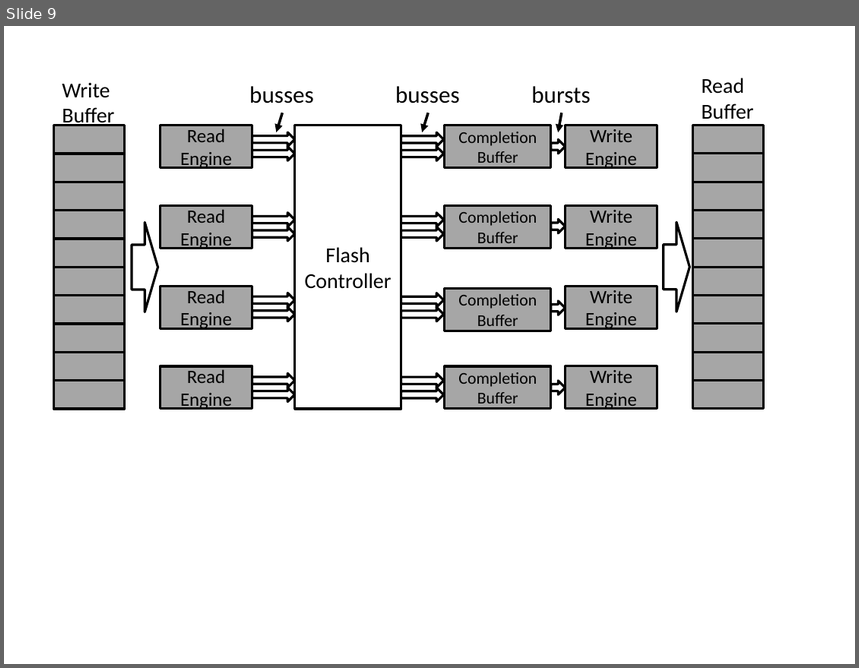
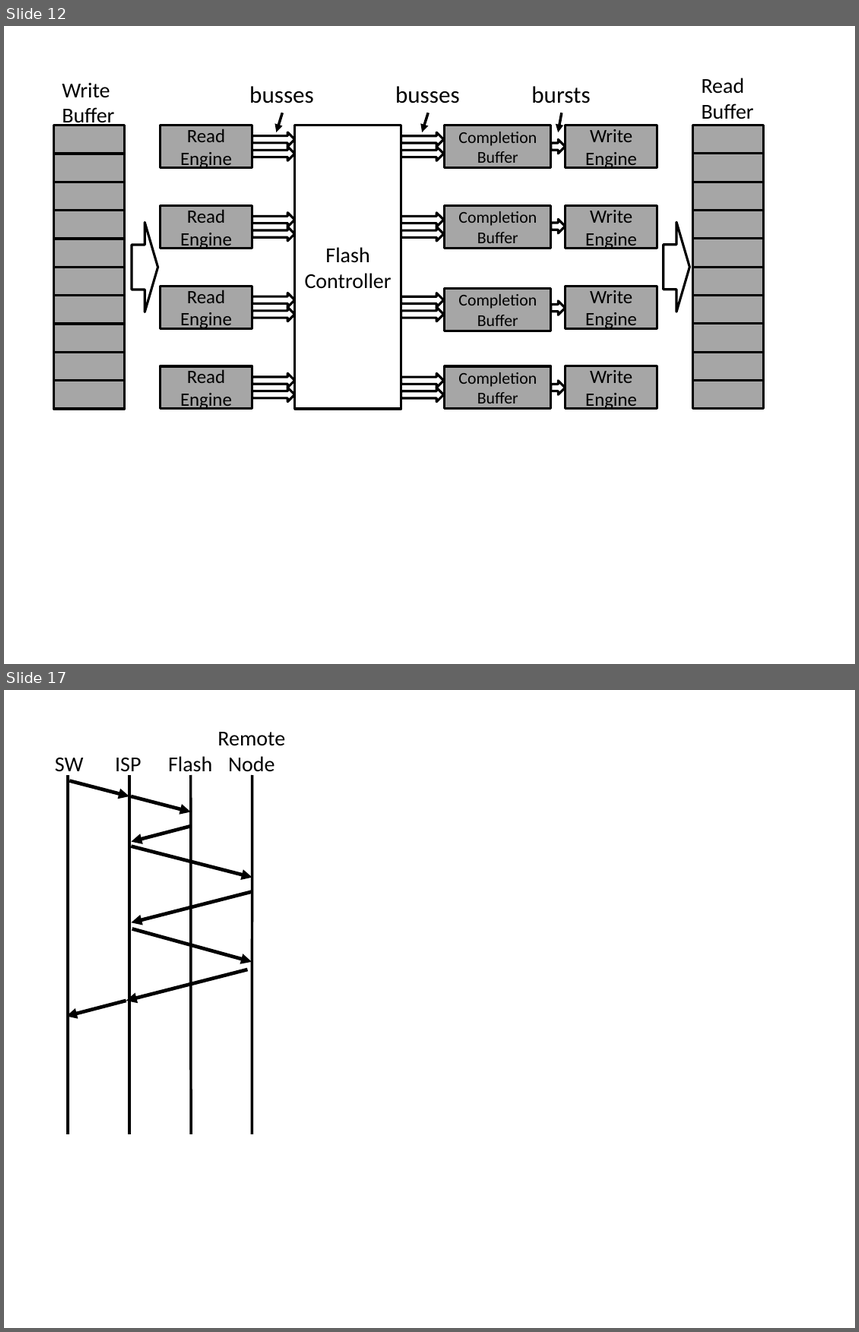
Before and after one commit to sangwoojun/bluedbm_connectald, a slide deck: papers/isca2015/figures/figures.pptx. Shown one above the other, each under a label of ours: slide 9 before the commit, slides 12 and 17 after it; the slides between them are not shown. The pictures are 859x668 and 859x1332 pixels, drawn with LibreOffice and Linux fonts; fonts in the diff are those of the drawing. Boxes give left, top, right and bottom in pixels: in the first picture for what was removed or moved away, otherwise in the second. Text is boxed around its words. In the diff, an @@ line names an element or a change of style, - is before the commit and + after.

```diff
--- a/papers/isca2015/figures/figures.pptx
+++ b/papers/isca2015/figures/figures.pptx
@@ slide 17 added at bbox=[4, 690, 855, 1328], background #FFFFFF @@
@@ text added at bbox=[218, 732, 285, 777], 18 pt, text #000000 @@
+Remote
+Node
@@ text added at bbox=[55, 758, 84, 777], 18 pt, text #000000 @@
+SW
@@ text added at bbox=[115, 758, 141, 777], 18 pt, text #000000 @@
+ISP
@@ text added at bbox=[168, 756, 212, 777], 18 pt, text #000000 @@
+Flash
@@ line added from (68, 775) to (68, 1135), #000000 2.25 pt @@
@@ line added from (129, 775) to (129, 1135), #000000 2.25 pt @@
@@ line added from (190, 775) to (191, 1135), #000000 2.25 pt @@
@@ line added from (253, 775) to (252, 1135), #000000 2.25 pt @@
@@ arrow added from (69, 781) to (129, 796), #000000 3 pt @@
@@ arrow added from (131, 796) to (190, 812), #000000 3 pt @@
@@ arrow added from (191, 826) to (131, 841), #000000 3 pt @@
@@ arrow added from (131, 847) to (253, 877), #000000 3 pt @@
@@ arrow added from (253, 891) to (131, 923), #000000 3 pt @@
@@ arrow added from (132, 929) to (252, 961), #000000 3 pt @@
@@ arrow added from (247, 970) to (126, 1001), #000000 3 pt @@
@@ arrow added from (126, 1001) to (66, 1016), #000000 3 pt @@
@@ what was slide 9 is now slide 12 @@
```
Also in this commit, not shown: 3 slides changed, 7 other slides added, 22 other files.
